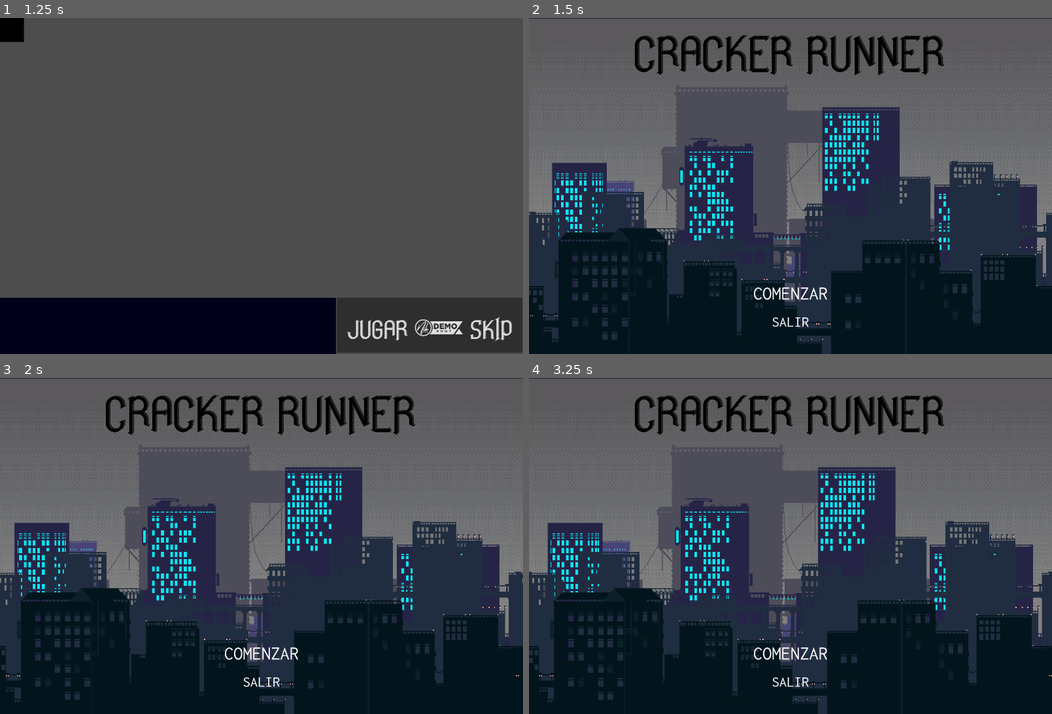
Above: before the commit, frames 1-4 (two rows, left to right).
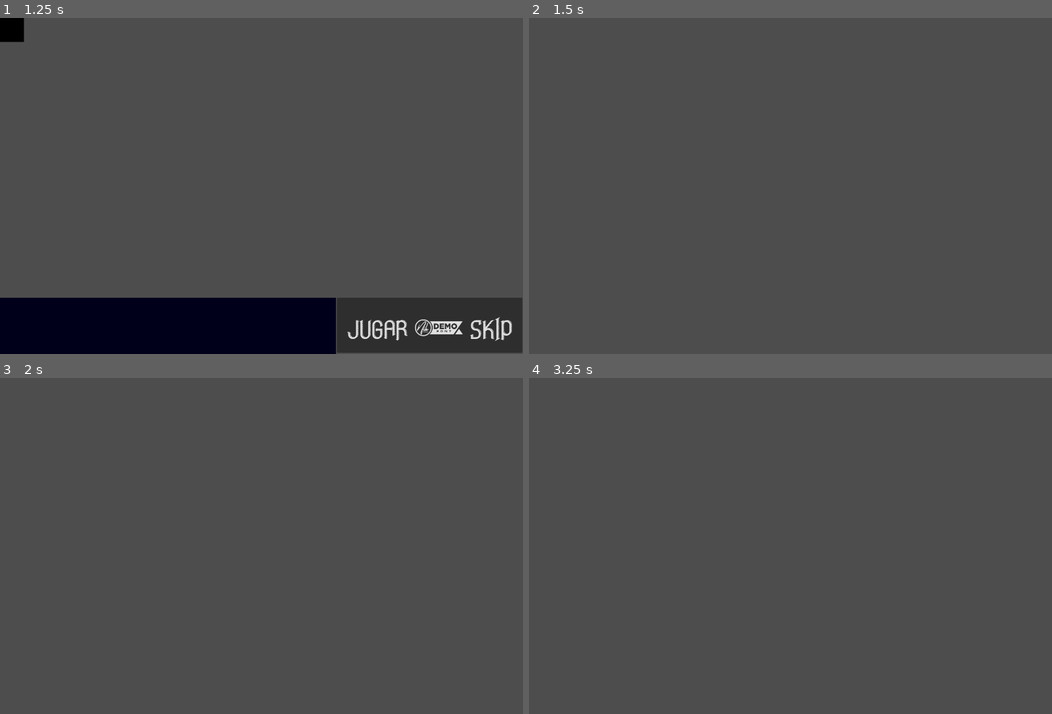
Above: after the commit, the same moments.

Repository: EmaGaleas/proyecto_progra3_p
Game: Godot game, scene res://escenas/menu.tscn
Same seed, same stepped clock (60 frames per second), same inputs: the game is played once before the commit and once after it. The project has no main scene, so this scene is started directly. Video files are missing from this copy of the repository; at most half a second of black plays in their place.
Inputs (mouse positions are in pixels of both pictures, inside the frame that each line leads up to):
- Up to frame 1 (1.25 s): click "COMENZAR" at 0.5 s
- Up to frame 2 (1.5 s): click "JUGAR / SKIP" at 1.25 s
- Up to frame 3 (2 s): no input
- Up to frame 4 (3.25 s): click (790, 653) at 2 s, where only the run before the commit has a clickable "COMENZAR"; click (957, 683) at 2.75 s, where only the run before the commit has a clickable "JUGAR / SKIP"

Frame 1 is identical in both runs. In frame 2, 75% of the frame differs, in the area x 0-100%, y 0-100%; in frame 3, 75%; in frame 4, 75%.

Commit message:
scene ahorcado created

Diff:
--- /dev/null
+++ b/escenas/ahorcado.tscn
@@ -0,0 +1,3 @@
+[gd_scene format=3 uid="uid://b1yt07knn5r5w"]
+
+[node name="ahorcado" type="Node2D"]
--- a/escenas/storyLine1.tscn
+++ b/escenas/storyLine1.tscn
@@ -20,7 +20,7 @@
 
 
 func _on_ahorcado_pressed():
-	get_tree().change_scene_to_file(\"res://escenas/menu.tscn\")
+	get_tree().change_scene_to_file(\"res://escenas/ahorcado.tscn\")
 "
 
 [sub_resource type="GDScript" id="GDScript_44smx"]
